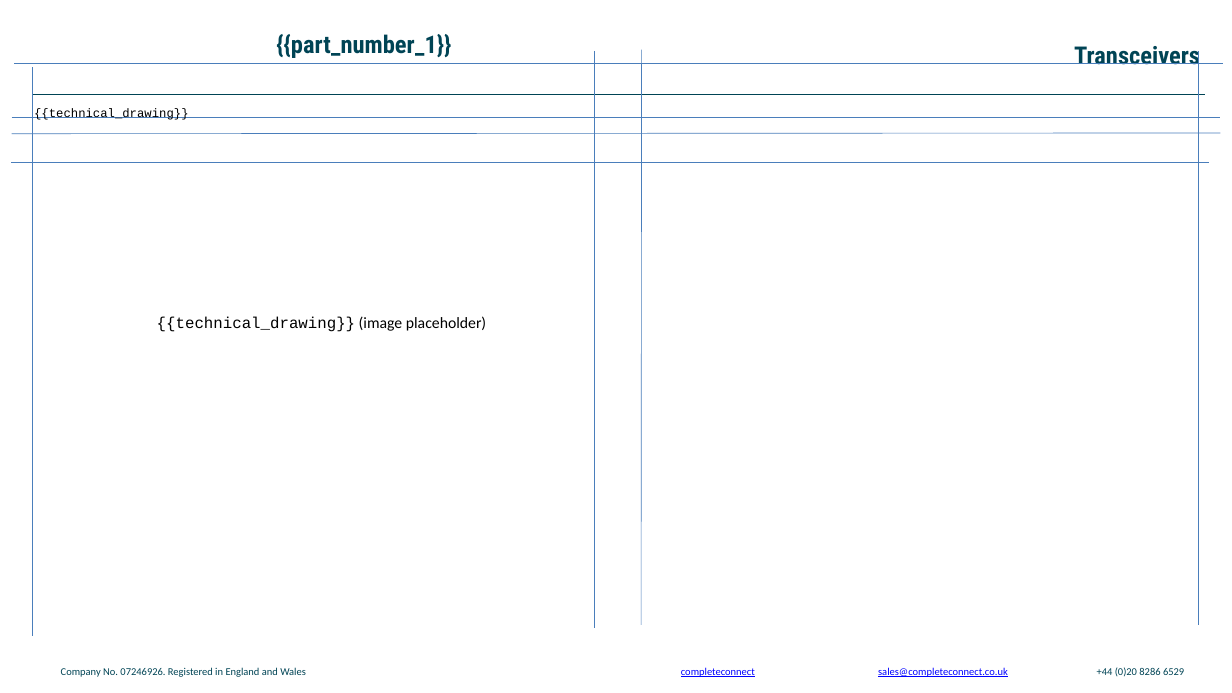
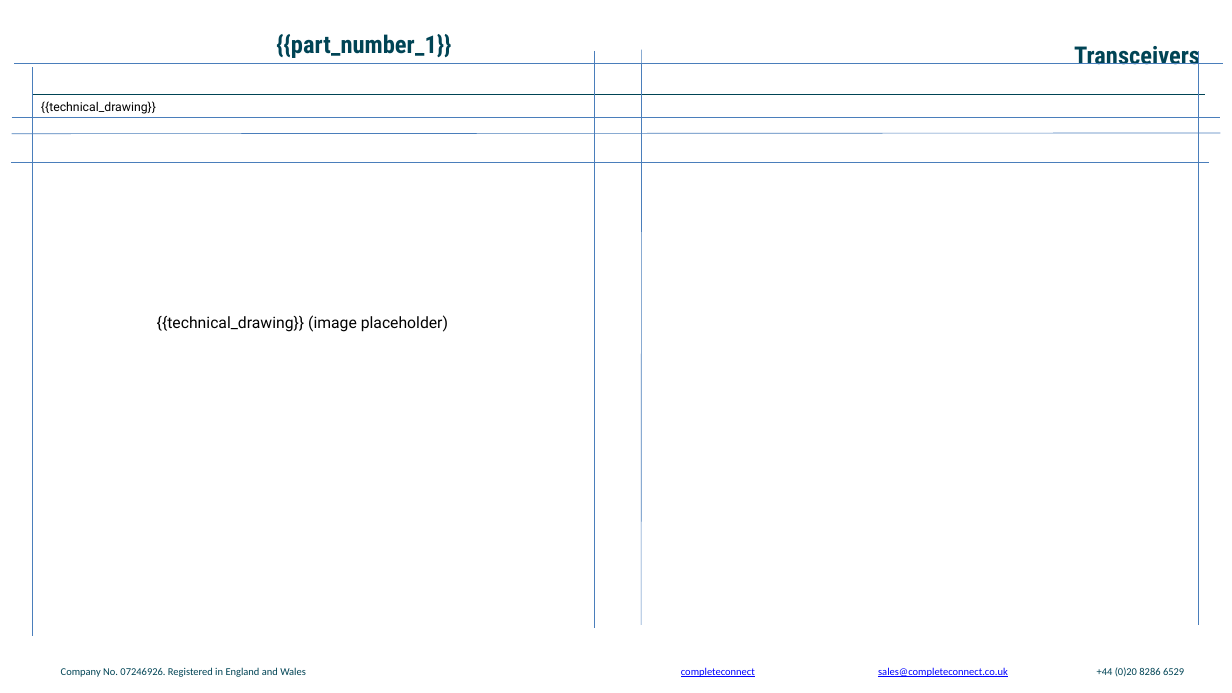
Before and after one commit to Sofiavenizelos/pptx-filler, a slide deck: slide 10 of template.pptx. Drawn at 1232x693 pixels with LibreOffice and Linux fonts; fonts in the diff are those of the drawing; background and template pictures are left out. Boxes give left, top, right and bottom in pixels: in the first picture for what was removed or moved away, otherwise in the second. Text is boxed around its words. In the diff, an @@ line names an element or a change of style, - is before the commit and + after.

```diff
--- a/template.pptx
+++ b/template.pptx
@@ text "{{technical_drawing}}": place and size @@
-text "{{technical_drawing}}" at <box>34,109,188,120</box>
+text "{{technical_drawing}}" at <box>41,101,156,114</box>
@@ text "{{technical_drawing}}" at <box>41,101,156,114</box>: font Courier New to Roboto @@
@@ table at <box>151,311,1213,336</box> @@
@@ font Courier New to Roboto in "{{technical_drawing}}" @@
@@ font Calibri to Roboto in "(image placeholder)" @@
```
Also in this commit, not shown: 7 other slides changed.
